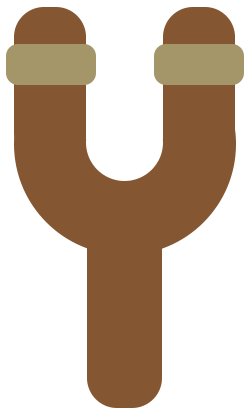
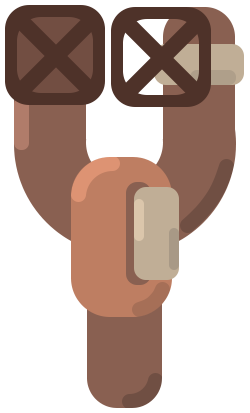
Before/after of a 250×413 layered artwork. What changed in the layer stack:
added layer "Rectangle 5" (1st of 2) above "Rectangle 5" over [111, 7, 211, 107]
added layer "Rectangle 5" (2nd of 2) above "Rectangle 2" over [5, 5, 105, 105]
added layer "Rectangle 2" (1st of 2) above "Group 1" over [71, 157, 179, 317]
painted on "Group 1" (1st of 2) over [6, 7, 244, 408]
